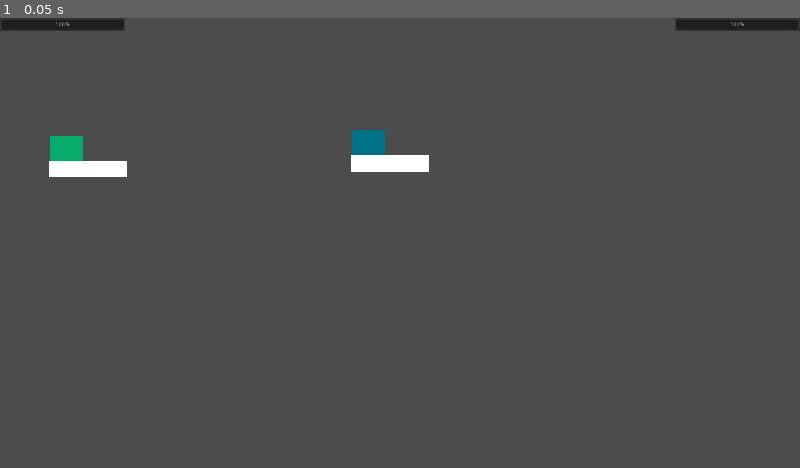
Above: before the commit, frame 1.
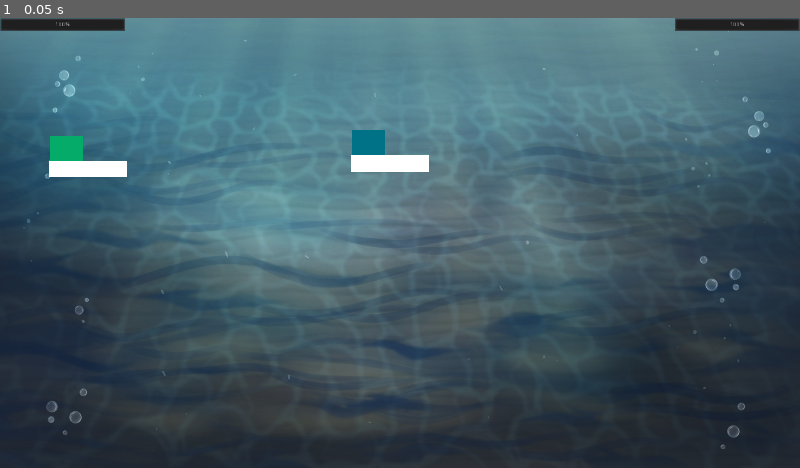
Above: after the commit, the same moment.

Repository: senseibobo/aquadeus
Game: Godot game, scene res://arena/Arena.tscn
Same seed, same stepped clock (60 frames per second), same inputs: the game is played once before the commit and once after it.
Inputs:
- Up to frame 1 (0.05 s): no input

The runs differ from the first frame. In frame 1, 84% of the frame differs, in the area x 0-100%, y 0-100%.

Commit message:
dash, long attack

Diff:
--- a/arena/Arena.tscn
+++ b/arena/Arena.tscn
@@ -1,8 +1,9 @@
-[gd_scene load_steps=6 format=2]
+[gd_scene load_steps=7 format=2]
 
 [ext_resource path="res://characters/neptune/Neptune.tscn" type="PackedScene" id=1]
 [ext_resource path="res://characters/poseidon/Poseidon.tscn" type="PackedScene" id=2]
 [ext_resource path="res://arena/Arena.gd" type="Script" id=3]
+[ext_resource path="res://arena/pozadina.png" type="Texture" id=4]
 
 [sub_resource type="Shader" id=1]
 code = "shader_type canvas_item;
@@ -60,11 +61,16 @@
 [node name="Arena" type="Node2D"]
 script = ExtResource( 3 )
 
+[node name="Pozadina" type="Sprite" parent="."]
+texture = ExtResource( 4 )
+centered = false
+
 [node name="Neptun" parent="." instance=ExtResource( 1 )]
 position = Vector2( 159, 322 )
 
 [node name="Poseidon" parent="." instance=ExtResource( 2 )]
 position = Vector2( 884, 309 )
+player = 0
 
 [node name="CanvasLayer" type="CanvasLayer" parent="."]
 
--- a/characters/attacks/basic.tscn
+++ b/characters/attacks/basic.tscn
@@ -3,7 +3,7 @@
 [ext_resource path="res://characters/attacks/projectile.gd" type="Script" id=1]
 
 [sub_resource type="CircleShape2D" id=1]
-radius = 6.08276
+radius = 12.0
 
 [node name="Basic" type="Area2D"]
 collision_layer = 4
@@ -11,10 +11,10 @@
 script = ExtResource( 1 )
 
 [node name="ColorRect" type="ColorRect" parent="."]
-margin_left = -6.0
-margin_top = -6.0
-margin_right = 6.0
-margin_bottom = 6.0
+margin_left = -13.0
+margin_top = -13.0
+margin_right = 13.0
+margin_bottom = 13.0
 color = Color( 1, 0, 0, 1 )
 
 [node name="CollisionShape2D" type="CollisionShape2D" parent="."]
--- a/characters/attacks/projectile.gd
+++ b/characters/attacks/projectile.gd
@@ -1,14 +1,18 @@
 extends Area2D
 class_name Projectile
 
-export var distance_left: float = 790.0
+#export var distance_left: float = 790.0
 export var player: int
-export var speed: float = 760.0
+export var speed: float = 1500.0
+export var deceleration: float = 1400.0
 export var direction: Vector2 = Vector2(1,1)
+export var damage: float = 5.0
 
 func _physics_process(delta):
-	distance_left -= speed*delta
-	if distance_left <= 0:
+	#distance_left -= speed*delta
+#	if distance_left <= 0:
+	speed = move_toward(speed,0,deceleration*delta)
+	if speed == 0:
 		queue_free()
 	global_position += direction*speed*delta
 
--- a/characters/neptune/Neptune.tscn
+++ b/characters/neptune/Neptune.tscn
@@ -22,6 +22,7 @@
 aim_right_control = "p1_aim_right"
 basic_attack_control = "p1_basic_attack"
 melee_attack_control = "p1_melee_attack"
+dash_control = "p1_dash"
 
 [node name="ColorRect" type="ColorRect" parent="."]
 margin_left = -16.0
--- a/characters/player.gd
+++ b/characters/player.gd
@@ -11,6 +11,7 @@
 
 var state: int = STATE.FREE
 
+var charge_amount: float = 0.0
 var speed: float = 780.0
 var frozen: bool = false
 
@@ -30,6 +31,7 @@
 export var aim_right_control: String
 export var basic_attack_control: String
 export var melee_attack_control: String
+export var dash_control: String
 
 export var trident_dash_speed: float = 1200.0
 export var trident_dash_distance: float = 150.0
@@ -37,8 +39,11 @@
 
 var acceleration: float = 4.8
 var velocity: Vector2
+var basic_charging = false
+var dash_cooldown = 1.4
+var dash_cooldown_remaining: float = 0.0
 
-
+var last_move_dir: Vector2 = Vector2.RIGHT
 var last_dir: Vector2
 
 func _ready():
@@ -55,18 +60,44 @@
 
 func _process(delta):
 
-	#print(name + " " + str(state))
+	print(name + " " + str(state))
 	if frozen: return
+	dash_cooldown_remaining -= delta
+	if basic_charging:
+		charge_amount += delta
+		if charge_amount >= 1.0:
+			release_basic_attack()
 	match state:
 		STATE.FREE:
 			get_aim_dir()
 			if Input.is_action_just_pressed(basic_attack_control):
-				basic_attack()
+				basic_charging = true
+			elif Input.is_action_just_released(basic_attack_control):
+				release_basic_attack()
 			if Input.is_action_just_pressed(melee_attack_control) and not trident.attacking:
 				trident.attack()
 				state = STATE.CHARGING
+			elif Input.is_action_just_pressed(dash_control) and dash_cooldown_remaining <= 0.0:
+				state = STATE.DASHING
+				dash_cooldown_remaining = dash_cooldown
+				velocity = last_move_dir*2.0
 		STATE.CHARGING:
 			get_aim_dir()
+
+func release_basic_attack():
+	basic_charging = false
+	var dir = get_aim_dir()
+	if dir == Vector2():
+		dir = last_dir
+	var puc = load("res://characters/attacks/basic.tscn").instance()
+	get_parent().add_child(puc)
+	puc.global_position = global_position
+	puc.direction = dir
+	puc.player = player
+	puc.speed *= (1.0+charge_amount*0.5)
+	puc.damage *= (1.0+charge_amount*2.0)
+	puc.scale = Vector2.ONE*(1.0+charge_amount)
+	charge_amount = 0
 
 
 func _physics_process(delta):
@@ -92,11 +123,19 @@
 		STATE.ATTACK_DASHING:
 			move_and_slide(last_dir*trident_dash_speed)
 			trident_dash_distance_left -= delta*trident_dash_speed
+		STATE.DASHING:
+			move_and_slide(velocity*speed)
+			velocity = velocity.linear_interpolate(Vector2(),acceleration*delta)
+			if velocity.length() < 0.1:
+				state = STATE.FREE
 
 func get_move_dir():
 	var h_move = Input.get_axis(move_left_control,move_right_control)
 	var v_move = Input.get_axis(move_up_control,move_down_control)
 	var move_vec = Vector2(h_move/2.0,v_move/2.0).normalized()
+	if move_vec != Vector2():
+		last_move_dir = move_vec
+		#sprite.rotation = move_vec.angle()
 	return move_vec
 
 func get_aim_dir():
@@ -108,18 +147,9 @@
 		last_dir = dir
 	return dir
 
-func basic_attack():
-	var dir = get_aim_dir()
-	if dir == Vector2():
-		dir = last_dir
-	var puc = load("res://characters/attacks/basic.tscn").instance()
-	get_parent().add_child(puc)
-	puc.global_position = global_position
-	puc.direction = dir
-	puc.player = player
-
 func hit(damage: float):
 	if frozen: return
+	if state == STATE.DASHING: return
 	health -= damage
 	if health <= 0:
 		death()
@@ -133,5 +163,6 @@
 
 func restart():
 	frozen = false
+	basic_charging = false
 	health = max_health
 	ui.update_ui(health)
--- a/characters/poseidon/Poseidon.tscn
+++ b/characters/poseidon/Poseidon.tscn
@@ -23,6 +23,7 @@
 aim_right_control = "p2_aim_right"
 basic_attack_control = "p2_basic_attack"
 melee_attack_control = "p2_melee_attack"
+dash_control = "p2_dash"
 
 [node name="ColorRect" type="ColorRect" parent="."]
 margin_left = -16.0
--- a/global/global.gd
+++ b/global/global.gd
@@ -8,6 +8,10 @@
 func _ready():
 	connect("gameover",self,"game_over")
 
+func _input(event):
+	if event.is_action_pressed("main_menu"):
+		get_tree().change_scene("res://ui/menu/mainmenu.tscn")
+
 func game_over():
 	print("gejm over")
 	for player_id in players:
--- a/project.godot
+++ b/project.godot
@@ -154,6 +154,21 @@
 "events": [ Object(InputEventJoypadButton,"resource_local_to_scene":false,"resource_name":"","device":1,"button_index":5,"pressure":0.0,"pressed":false,"script":null)
  ]
 }
+p1_dash={
+"deadzone": 0.5,
+"events": [ Object(InputEventJoypadButton,"resource_local_to_scene":false,"resource_name":"","device":0,"button_index":0,"pressure":0.0,"pressed":false,"script":null)
+ ]
+}
+p2_dash={
+"deadzone": 0.5,
+"events": [ Object(InputEventJoypadButton,"resource_local_to_scene":false,"resource_name":"","device":1,"button_index":0,"pressure":0.0,"pressed":false,"script":null)
+ ]
+}
+main_menu={
+"deadzone": 0.5,
+"events": [ Object(InputEventJoypadButton,"resource_local_to_scene":false,"resource_name":"","device":-1,"button_index":11,"pressure":0.0,"pressed":false,"script":null)
+ ]
+}
 
 [physics]
 
--- a/ui/gameover.gd
+++ b/ui/gameover.gd
@@ -1,4 +1,4 @@
-extends Control
+extends CanvasLayer
 
 func _input(event):
 	if event.is_action_pressed("restart"):
--- a/ui/gameover.tscn
+++ b/ui/gameover.tscn
@@ -12,16 +12,14 @@
 size = 59
 font_data = ExtResource( 1 )
 
-[node name="GameOver" type="Control"]
-anchor_right = 1.0
-anchor_bottom = 1.0
-theme = ExtResource( 3 )
+[node name="GameOver" type="CanvasLayer"]
 script = ExtResource( 2 )
 
 [node name="VBoxContainer" type="VBoxContainer" parent="."]
 anchor_right = 1.0
 anchor_bottom = 1.0
 size_flags_vertical = 0
+theme = ExtResource( 3 )
 custom_constants/separation = -543
 alignment = 1
 
--- a/ui/menu/mainmenu.gd
+++ b/ui/menu/mainmenu.gd
@@ -8,7 +8,7 @@
 
 # Called when the node enters the scene tree for the first time.
 func _ready():
-	pass # Replace with function body.
+	$VBoxContainer/Buttons/Play.grab_focus()
 
 
 # Called every frame. 'delta' is the elapsed time since the previous frame.
Binary file added: arena/pozadina.png
Not shown, added: arena/pozadina.png.import
